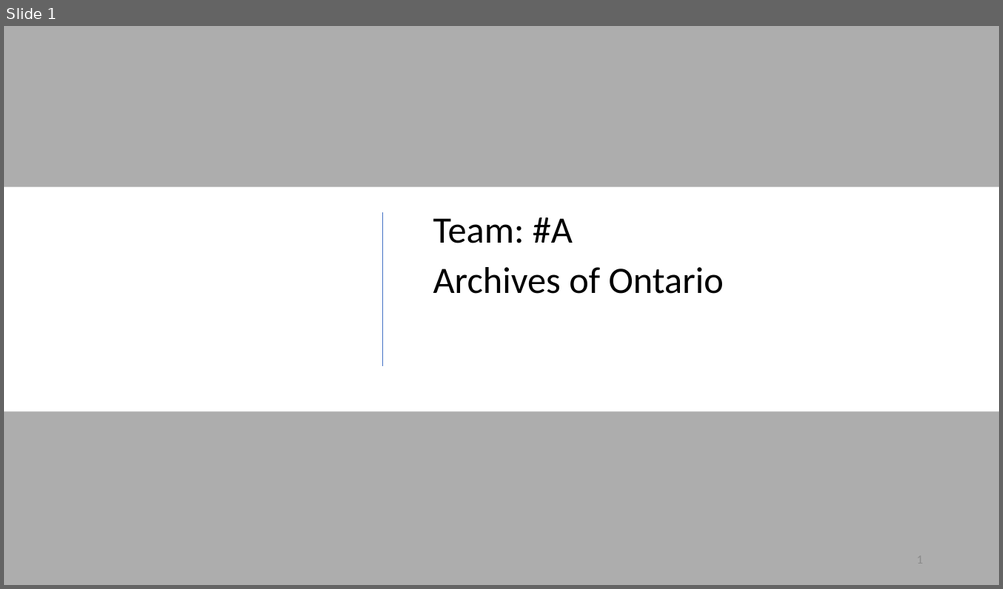
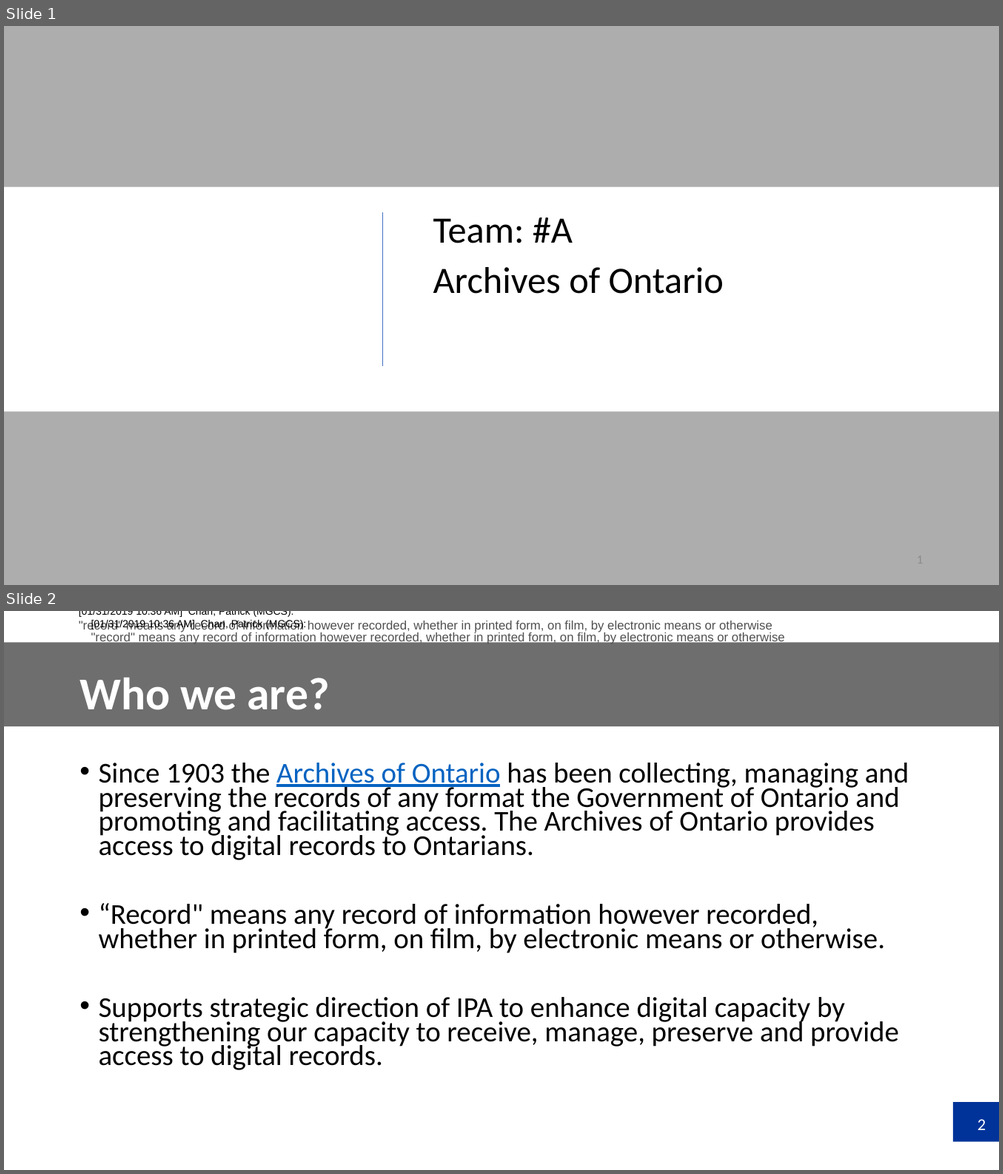
Before and after one commit to shaikh-rashid/ops-hackathon, a slide deck: presentations/AI Hackathon_Archives of Ontario.pptx. Shown one above the other, each under a label of ours: slide 1 before the commit, slides 1 and 2 after it. The pictures are 1003x589 and 1003x1174 pixels, drawn with LibreOffice and Linux fonts; fonts in the diff are those of the drawing; background and template pictures are left out. Boxes give left, top, right and bottom in pixels: in the first picture for what was removed or moved away, otherwise in the second. Text is boxed around its words. In the diff, an @@ line names an element or a change of style, - is before the commit and + after.

```diff
--- a/presentations/AI Hackathon_Archives of Ontario.pptx
+++ b/presentations/AI Hackathon_Archives of Ontario.pptx
@@ slide 2 added at [4, 611, 999, 1170], background #FFFFFF @@
@@ text added at [79, 611, 785, 645], 12 pt, text #505050 @@
+[01/31/2019 10:36 AM] Chan, Patrick (MGCS):
+"record" means any record of information however recorded, whether in printed form, on film, by electronic means or otherwise
@@ text added at [91, 619, 772, 632], 12 pt, text #505050 @@
+[01/31/2019 10:36 AM] Chan, Patrick (MGCS):
+"record" means any record of information however recorded, whether in printed form, on film, by electronic means or otherwise
@@ rectangle added at [4, 642, 999, 726], fill #000000 at 57% opacity @@
@@ title added at [79, 678, 330, 710], 44 pt, text #FFFFFF, bold @@
+Who we are?
@@ text added at [99, 763, 908, 1071], 27.8 pt, text #000000 @@
+• Since 1903 the Archives of Ontario has been collecting, managing and preserving the records of any format the Government of Ontario and promoting and facilitating access. The Archives of Ontario provides access to digital records to Ontarians.
+• “Record" means any record of information however recorded, whether in printed form, on film, by electronic means or otherwise.
+• Supports strategic direction of IPA to enhance digital capacity by strengthening our capacity to receive, manage, preserve and provide access to digital records.
@@ rectangle added at [953, 1102, 999, 1142], fill #003399 @@
@@ page number added at [977, 1119, 985, 1130], 16 pt, text #FFFFFF @@
+2
```
Also in this commit, not shown: 6 slides changed, 2 other slides added, 1 slide removed.
